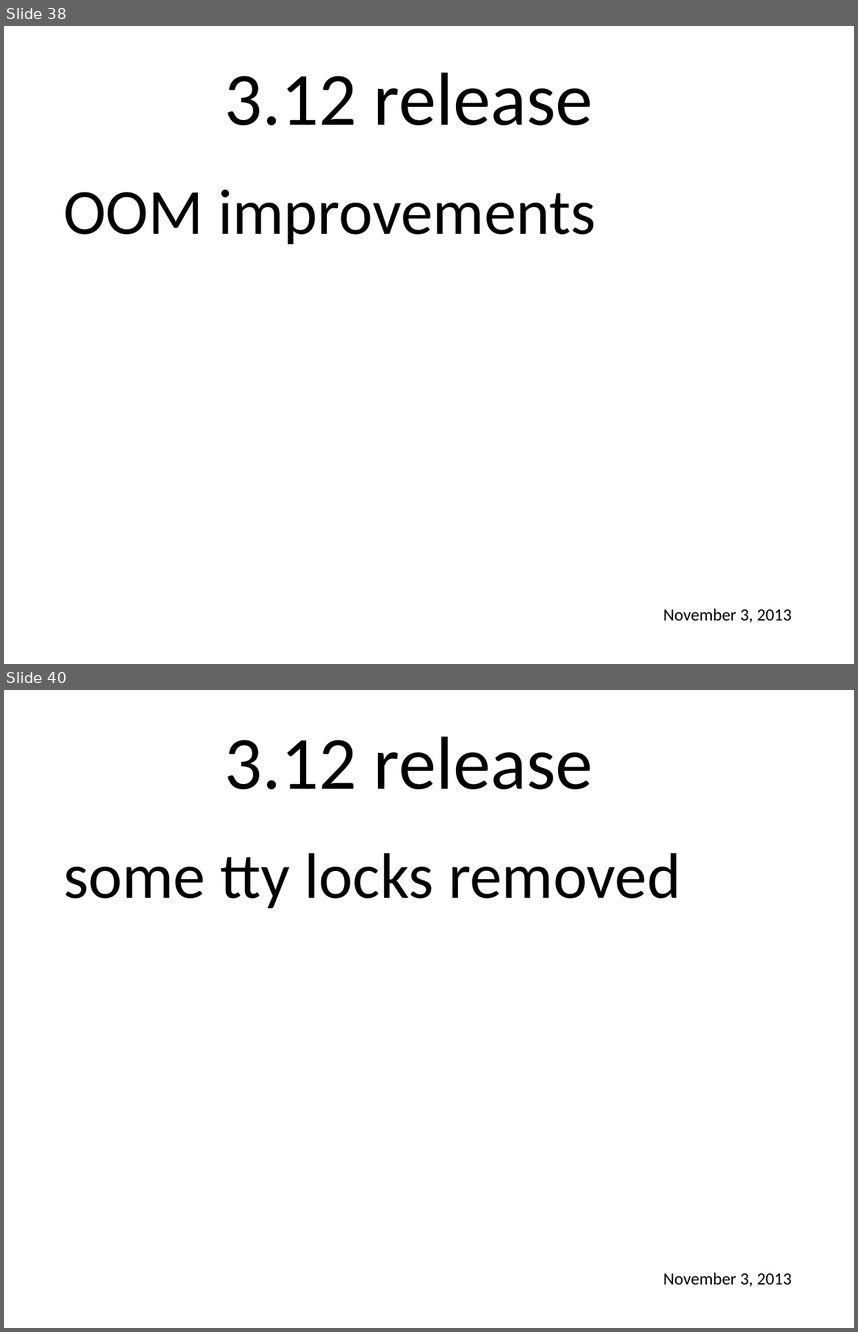
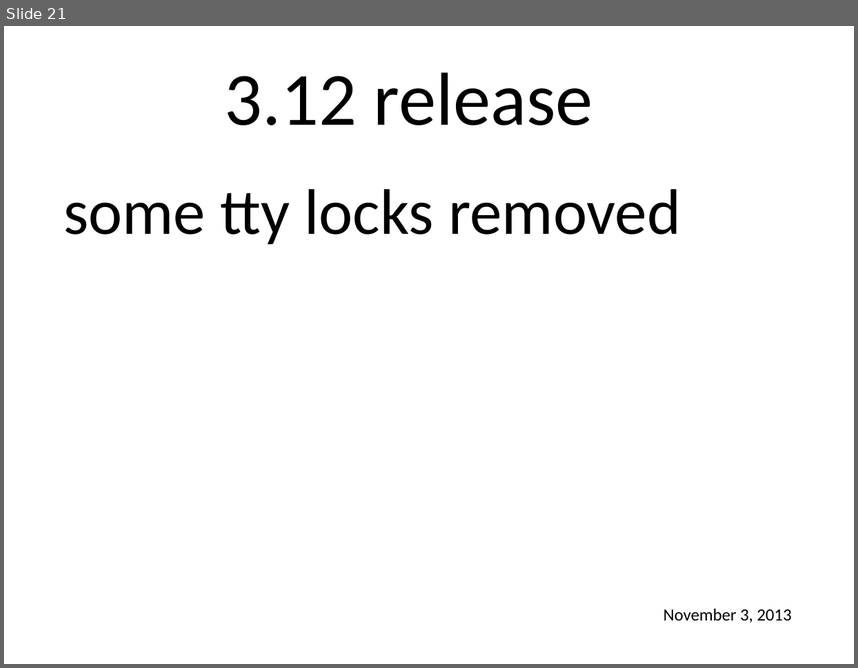
Before and after one commit to gregkh/presentation-community, a slide deck: community.odp. Shown one above the other, each under a label of ours: slides 38 and 40 before the commit, slide 21 after it; the slides between them are not shown. The pictures are 858x1332 and 858x668 pixels, drawn with LibreOffice and Linux fonts; fonts in the diff are those of the drawing; background and template pictures are left out. Boxes give left, top, right and bottom in pixels: in the first picture for what was removed or moved away, otherwise in the second. Text is boxed around its words. In the diff, an @@ line names an element or a change of style, - is before the commit and + after.

```diff
--- a/community.odp
+++ b/community.odp
@@ slide 38 removed at [4,26,854,664], background picture (left out) @@
@@ text removed at [224,72,593,125] @@
-3.12 release
@@ text removed at [63,190,596,244] @@
-OOM improvements
@@ text removed at [664,608,791,622] @@
-November 3, 2013
@@ what was slide 40 is now slide 21 @@
```
Also in this commit, not shown: 1 slide changed, 3 slides added, 23 other slides removed, 2 other files.
